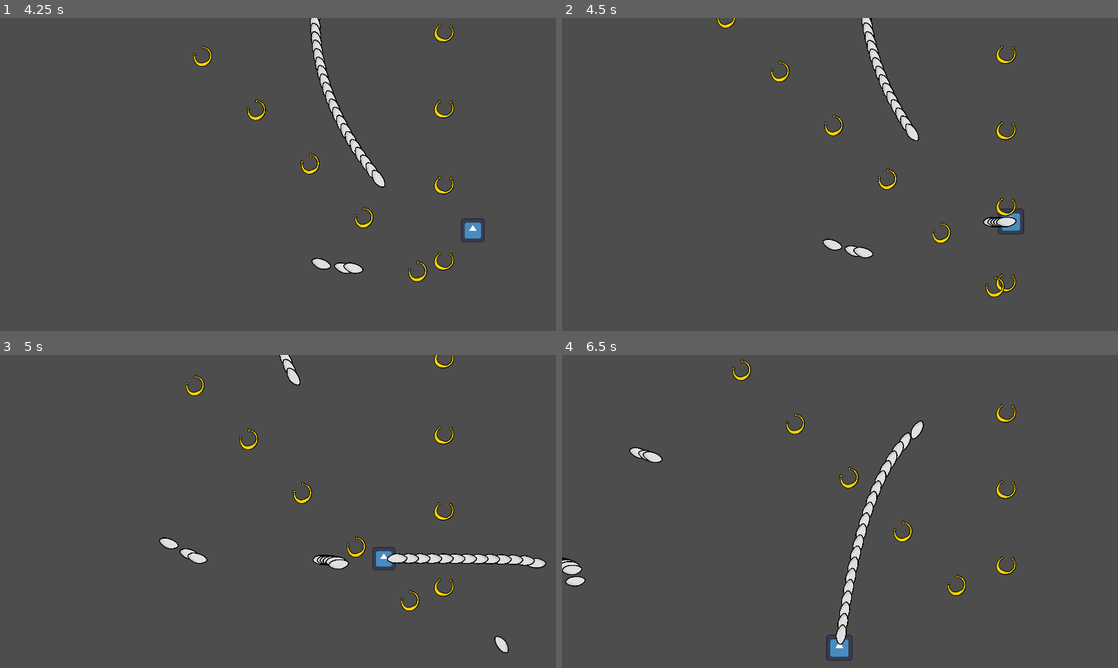
Above: before the commit, frames 1-4 (two rows, left to right).
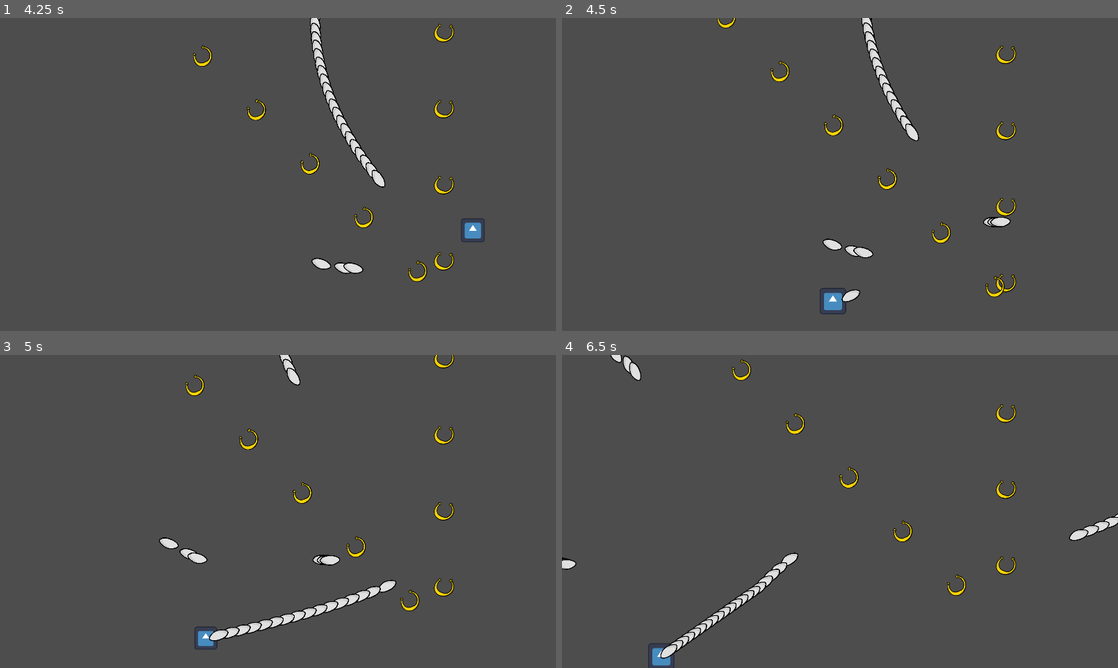
Above: after the commit, the same moments.

Repository: kaito002/bullet-hell-5
Game: Godot game, scene res://scenes/ui/main_menu.tscn
Two runs of this game, one before a commit and one after it. Both use one fixed random seed, a clock stepped at 60 frames per second and the inputs below. The engine's default icon, where the game draws it, is replaced by a stand-in: a white triangle on a blue panel in a dark square.
Inputs (mouse positions are in pixels of both pictures, inside the frame that each line leads up to):
- Up to frame 1 (4.25 s): click "PLAY GAME" at 0.5 s; move the mouse to (400, 158) at 1.27 s; press the mouse at (400, 158) at 1.28 s; hold D (right) 1.28-2.03 s; move the mouse to (166, 190) at 2.02 s; release the mouse at (166, 190) at 2.03 s; hold S (down) 2.03-2.78 s; click (166, 190) at 2.1 s; move the mouse to (333, 105) at 2.77 s; press the mouse at (333, 105) at 2.78 s; hold D (right) 2.78-3.53 s; move the mouse to (250, 237) at 3.52 s; release the mouse at (250, 237) at 3.53 s; hold W (up) from 3.53 s (still down); click (250, 237) at 3.6 s
- Up to frame 2 (4.5 s): move the mouse to (1006, 221) at 4.27 s; release W (up) at 4.28 s; press the mouse at (1006, 221) at 4.28 s; hold A (left) from 4.28 s (still down)
- Up to frame 3 (5 s): keep holding A (left)
- Up to frame 4 (6.5 s): move the mouse to (673, 464) at 5.02 s; release the mouse at (673, 464) at 5.03 s; click (673, 464) at 5.1 s; move the mouse to (867, 511) at 5.77 s; release A (left) at 5.78 s; press the mouse at (867, 511) at 5.78 s; hold S (down) from 5.78 s (still down)

Frame 1 is identical in both runs. In frame 2, 0.5% of the frame differs, in the area x 46-84%, y 60-95%; in frame 3, 2.4%; in frame 4, 3.5%, in the area x 0-100%, y 0-100%.

Commit message:
enemy_bullet procs player hit function

Diff:
--- a/scenes/enemies/taurus/enemy_bullet.gd
+++ b/scenes/enemies/taurus/enemy_bullet.gd
@@ -3,4 +3,4 @@
 
 func _on_body_entered(body: Node):
 	if body.is_in_group('player'):
-		print(body, " collision with ", name)
+		body.hit()
--- a/scenes/player/player_movement.gd
+++ b/scenes/player/player_movement.gd
@@ -15,3 +15,9 @@
 func fire():
 	var mouse_direction = global_position.direction_to(get_global_mouse_position())
 	weapon.fire(mouse_direction)
+
+func hit():
+	game_over()
+
+func game_over():
+	get_tree().reload_current_scene()
